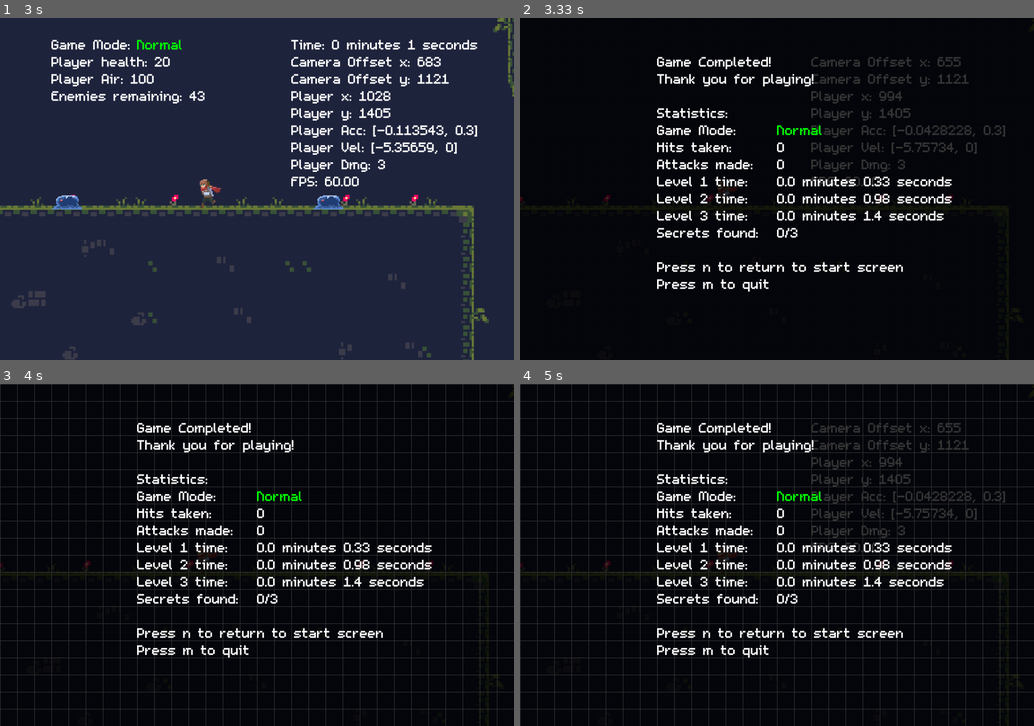
Above: before the commit, frames 1-4 (two rows, left to right).
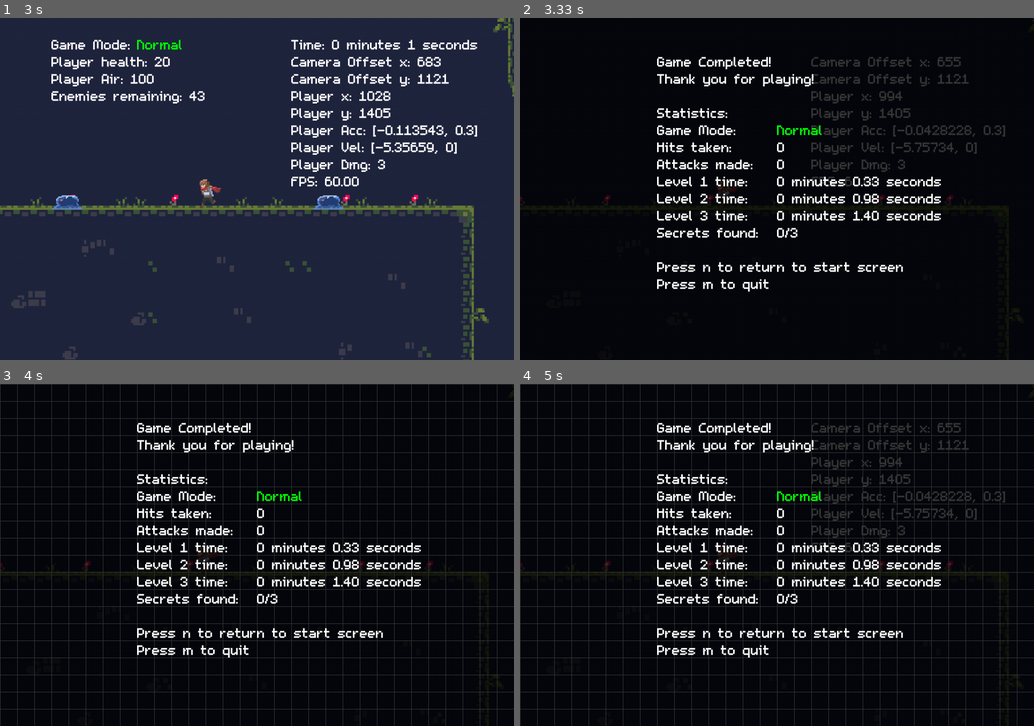
Above: after the commit, the same moments.

Repository: ArthurC13/A-Level-Project-Arthur-Chen
Game: pygame game, started from A level Project.py
Same seed, same stepped clock (60 frames per second), same inputs: the game is played once before the commit and once after it.
Inputs:
- Up to frame 1 (3 s): tap Z at 0.33 s; tap Y at 0.67, 1.65 s; hold Right 1-1.47 s; tap 3 at 1.15, 2.48 s; hold Up 1.5-1.8 s; hold Right 1.83-2.3 s; tap 2 at 1.98 s; hold Left 2.33-2.87 s; hold Left from 2.9 s (still down)
- Up to frame 2 (3.33 s): tap Y at 3.05 s; release Left at 3.3 s
- Up to frame 3 (4 s): hold Up 3.33-3.7 s; tap 2 at 3.48 s; tap 1 at 3.73 s
- Up to frame 4 (5 s): tap Y at 4.8 s; tap 2 at 4.88 s

Frame 1 is identical in both runs. In frame 2, 1.5% of the frame differs, in the area x 51-84%, y 46-60%; in frame 3, 1.5%; in frame 4, 1.5%.

Commit message:
end screen timer fixed + update
minutes are now showed as integer instead of float

Diff:
--- a/A level Project.py
+++ b/A level Project.py
@@ -1121,7 +1121,6 @@
         self.sprite_group_reset()
         time = (pygame.time.get_ticks()-self.start_time)//10/100
         self.times[self.level] = time
-        print(self.times)
         self.level += 1
         self.start_time = pygame.time.get_ticks()
         if self.level < 4:  #number of levels
@@ -1313,9 +1312,9 @@
             self.blit_texts(self.difficulty_text, self.difficulty_colour, 480, 320-offset, 32, self.myfont)
             self.blit_texts(str(self.hits_taken), WHITE, 480, 352-offset, 32, self.myfont)
             self.blit_texts(str(self.attacks_made), WHITE, 480, 384-offset, 32, self.myfont)
-            self.blit_texts(str(self.times[1]//60) + ' minutes ' + "{:.2f}".format(self.times[1]%60) + ' seconds', WHITE, 480, 416-offset, 32, self.myfont)
-            self.blit_texts(str(self.times[2]//60) + ' minutes ' + "{:.2f}".format(self.times[2]%60) + ' seconds', WHITE, 480, 448-offset, 32, self.myfont)
-            self.blit_texts(str(self.times[3]//60) + ' minutes ' + str(self.times[3]%60) + ' seconds', WHITE, 480, 480-offset, 32, self.myfont)
+            self.blit_texts("{:.0f}".format(self.times[1]//60) + ' minutes ' + "{:.2f}".format(self.times[1]%60) + ' seconds', WHITE, 480, 416-offset, 32, self.myfont)
+            self.blit_texts("{:.0f}".format(self.times[2]//60) + ' minutes ' + "{:.2f}".format(self.times[2]%60) + ' seconds', WHITE, 480, 448-offset, 32, self.myfont)
+            self.blit_texts("{:.0f}".format(self.times[3]//60) + ' minutes ' + "{:.2f}".format(self.times[3]%60) + ' seconds', WHITE, 480, 480-offset, 32, self.myfont)
             self.blit_texts(str(0)+'/3', WHITE, 480, 512-offset, 32, self.myfont)
 
     def draw(self):
